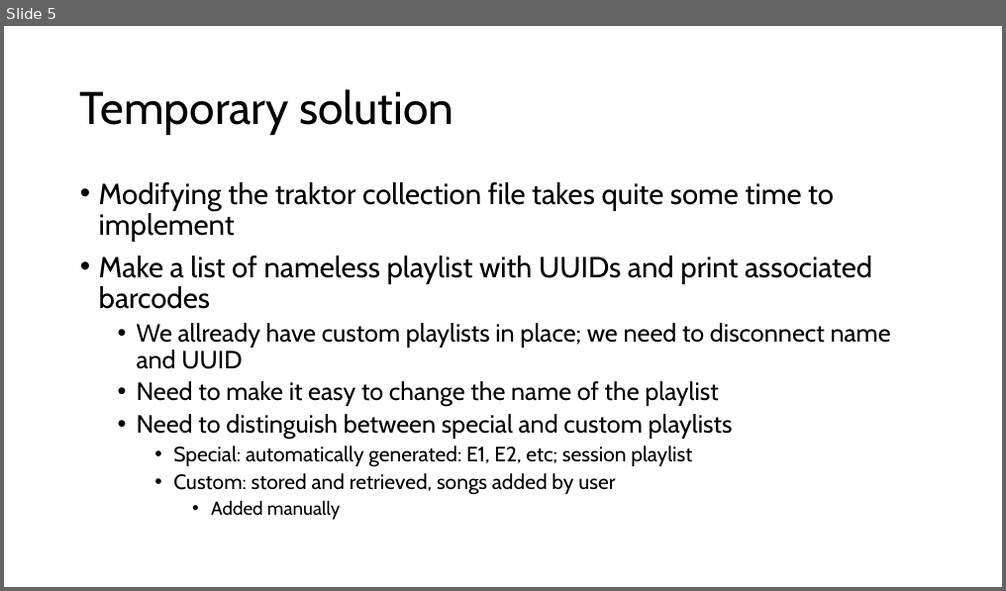
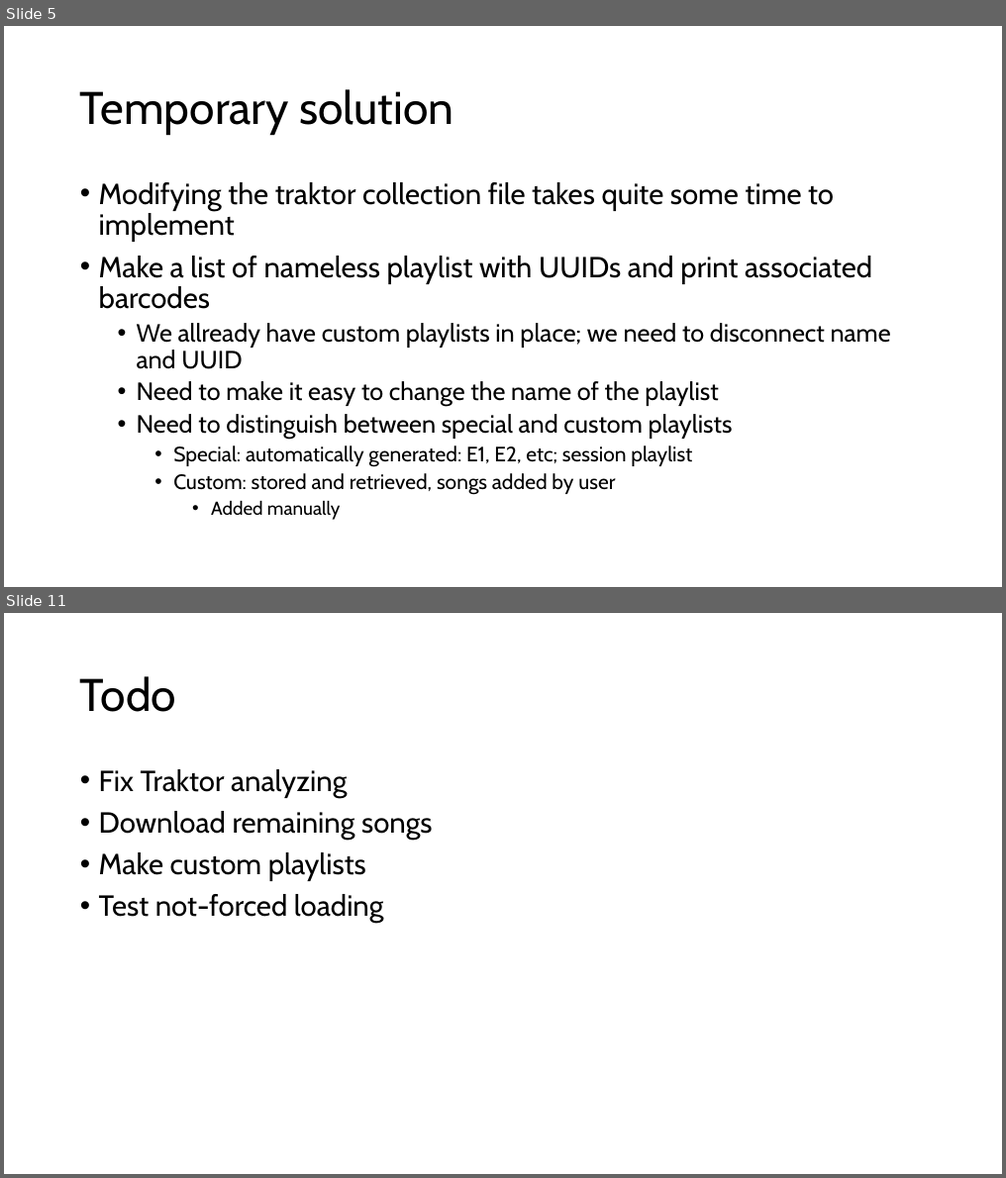
Before and after one commit to pier3100/SUDJ-peripheral, a slide deck: Design Log/Music Library.pptx. Shown one above the other, each under a label of ours: slide 5 before the commit, slides 5 and 11 after it; the slides between them are not shown. The pictures are 1006x591 and 1006x1178 pixels, drawn with LibreOffice and Linux fonts; fonts in the diff are those of the drawing. Boxes give left, top, right and bottom in pixels: in the first picture for what was removed or moved away, otherwise in the second. Text is boxed around its words. In the diff, an @@ line names an element or a change of style, - is before the commit and + after.

```diff
--- a/Design Log/Music Library.pptx
+++ b/Design Log/Music Library.pptx
@@ slide 11 added at box(4, 613, 1002, 1174), background #FFFFFF @@
@@ title added at box(80, 676, 176, 712), 44 pt, text #000000 @@
+Todo
@@ text added at box(99, 769, 433, 924), 28 pt, text #000000 @@
+• Fix Traktor analyzing
+• Download remaining songs
+• Make custom playlists
+• Test not-forced loading
```
Also in this commit, not shown: 1 slide changed, 4 other slides added, 5 other files.
